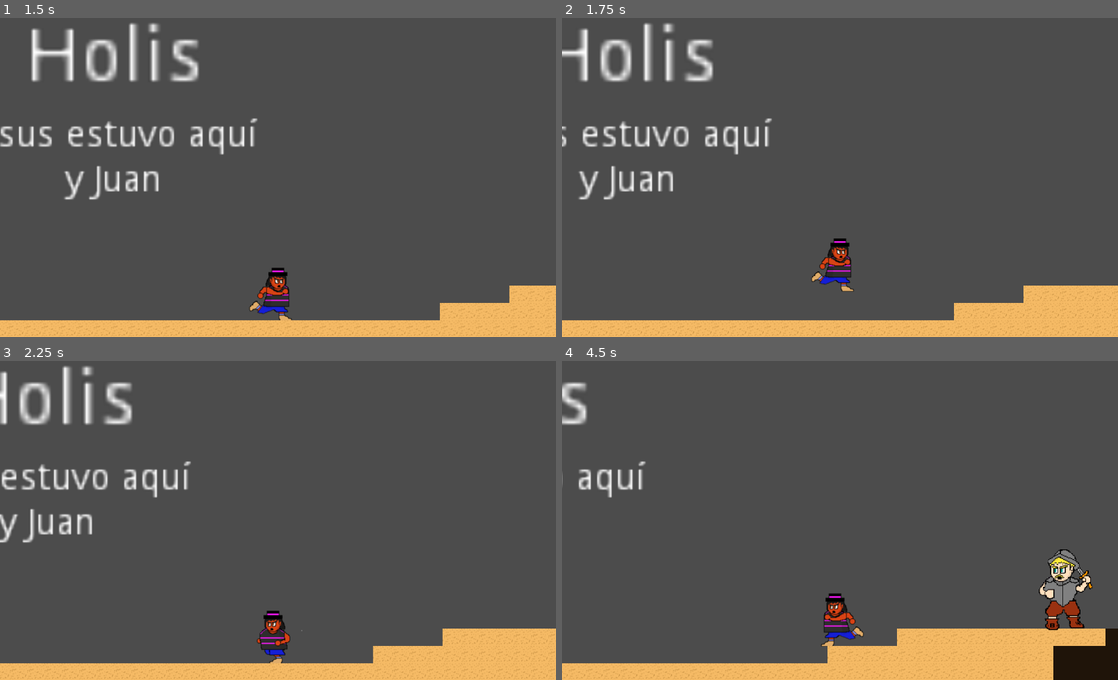
Above: before the commit, frames 1-4 (two rows, left to right).
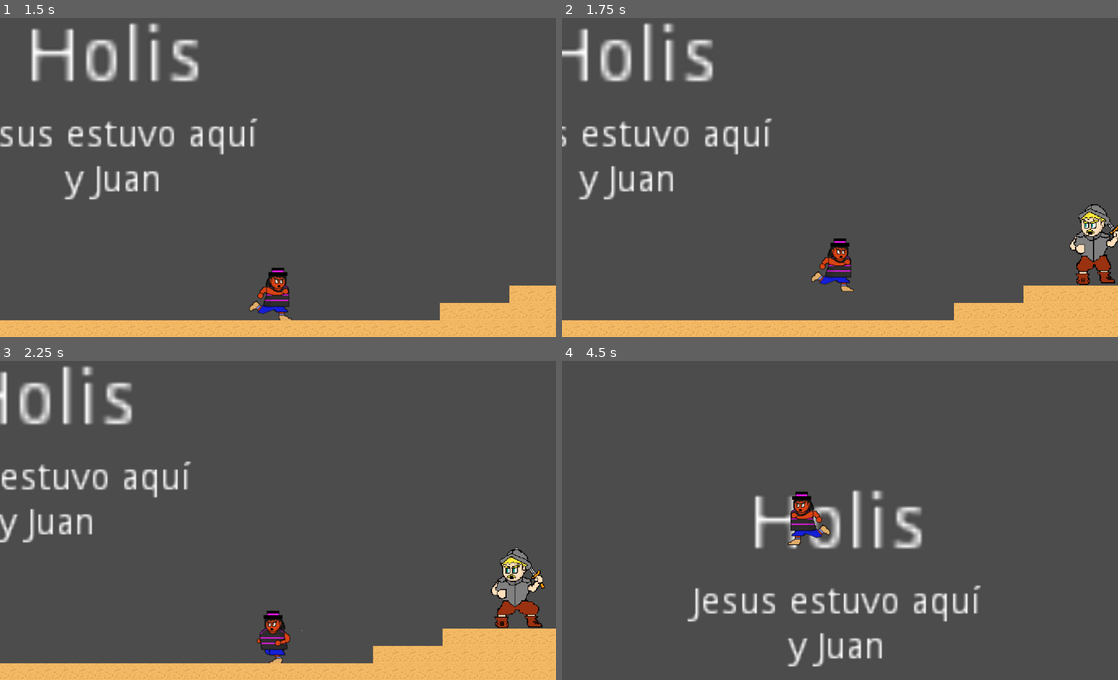
Above: after the commit, the same moments.

Repository: baiest/Minga_Survivor
Game: Godot game, scene res://scenes/Main.tscn
Same seed, same stepped clock (60 frames per second), same inputs: the game is played once before the commit and once after it.
Inputs:
- Up to frame 1 (1.5 s): hold Right (ui_right) from 0.53 s (still down); tap Up (ui_up) at 0.77 s
- Up to frame 2 (1.75 s): keep holding Right (ui_right); tap Up (ui_up) at 1.52 s
- Up to frame 3 (2.25 s): release Right (ui_right) at 2.03 s; hold Left (ui_left) from 2.03 s (still down)
- Up to frame 4 (4.5 s): release Left (ui_left) at 2.78 s; hold Right (ui_right) 2.78-4.28 s; tap Up (ui_up) at 3.02, 3.77 s; hold Left (ui_left) from 4.28 s (still down)

Frame 1 is identical in both runs. In frame 2, 1.3% of the frame differs, in the area x 91-100%, y 58-84%; in frame 3, 1.3%; in frame 4, 18%, in the area x 0-100%, y 6-100%.

Commit message:
mejorando la funcionalidad de ataque del enemigo, al atacar desde la derecha funciona bien, pero desde la izquierna no tanto

Diff:
--- a/scenes/Enemigo.gd
+++ b/scenes/Enemigo.gd
@@ -34,19 +34,26 @@
 
 	if dist<distancia:
 		$Atacar.play("atacar")
+
 		if ataque:
-			$PrimerSalto.play("salto")
+		#	$PrimerSalto.play("salto")
 			ataque = false
+
 		movcont = dir
+		Velocidad.x = movcont
 	else:
 		$Atacar.play("esperar")
 
+		#movcont = 0
+
 	#Cambio de colision
-	if $Atacar.frame == 2:
+	if $Atacar.frame == 1:
 		$Normal.disabled =true
 		$CollisionAtaque.disabled = false
 	else:
 		$Normal.disabled =false
 		$CollisionAtaque.disabled = true
-	move_and_slide(Vector2(movcont, 1).normalized() * correr * delta)
-	Velocidad = move_and_slide(Velocidad, Vector2(0,-1))
+
+
+	#move_and_slide(Vector2(movcont, 0).normalized() * correr * delta)
+	Velocidad = move_and_slide(Velocidad, Vector2(0,0))
--- a/scenes/Main.tscn
+++ b/scenes/Main.tscn
@@ -26,7 +26,7 @@
 extents = Vector2( 20, 16 )
 
 [sub_resource type="RectangleShape2D" id=3]
-extents = Vector2( 40, 72 )
+extents = Vector2( 53.6705, 73.4031 )
 
 [sub_resource type="SpriteFrames" id=4]
 animations = [ {
@@ -48,7 +48,7 @@
 tracks/0/interp = 1
 tracks/0/loop_wrap = true
 tracks/0/imported = false
-tracks/0/enabled = true
+tracks/0/enabled = false
 tracks/0/keys = {
 "times": PoolRealArray( 0, 0.3, 0.6 ),
 "transitions": PoolRealArray( 1, 1, 1 ),
@@ -120,7 +120,7 @@
 limit_bottom = 700
 
 [node name="Enemigo" type="KinematicBody2D" parent="."]
-position = Vector2( 1536, 520 )
+position = Vector2( 1360, 520 )
 z_index = 1
 script = ExtResource( 8 )
 __meta__ = {
@@ -128,19 +128,21 @@
 }
 
 [node name="Normal" type="CollisionShape2D" parent="Enemigo"]
-position = Vector2( -8, 8 )
+position = Vector2( -2.51477, 8 )
 shape = SubResource( 3 )
+one_way_collision_margin = 0.0
 
 [node name="Atacar" type="AnimatedSprite" parent="Enemigo"]
-position = Vector2( 0, 8 )
+position = Vector2( -0.537109, 5.87793 )
 scale = Vector2( -0.05, 0.05 )
 frames = SubResource( 4 )
-animation = "esperar"
+animation = "atacar"
 
 [node name="CollisionAtaque" type="CollisionPolygon2D" parent="Enemigo"]
-visible = false
-polygon = PoolVector2Array( -8, -64, 72, 8, 72, 56, 64, 64, 24, 40, 32, 88, 16, 88, -72, 88, -56, 56, -56, 32, -48, 24, -48, -16, -32, -56 )
+build_mode = 1
+polygon = PoolVector2Array( -4.34741, -63.9137, 69.0051, 10.2573, 69.0051, 44.9056, 38.9218, 81.9386, -43.9043, 80.7781, -76.8674, 39.7968, -75.0857, 10.3971 )
 disabled = true
+one_way_collision_margin = 0.0
 
 [node name="PrimerSalto" type="AnimationPlayer" parent="Enemigo"]
 anims/salto = SubResource( 5 )
